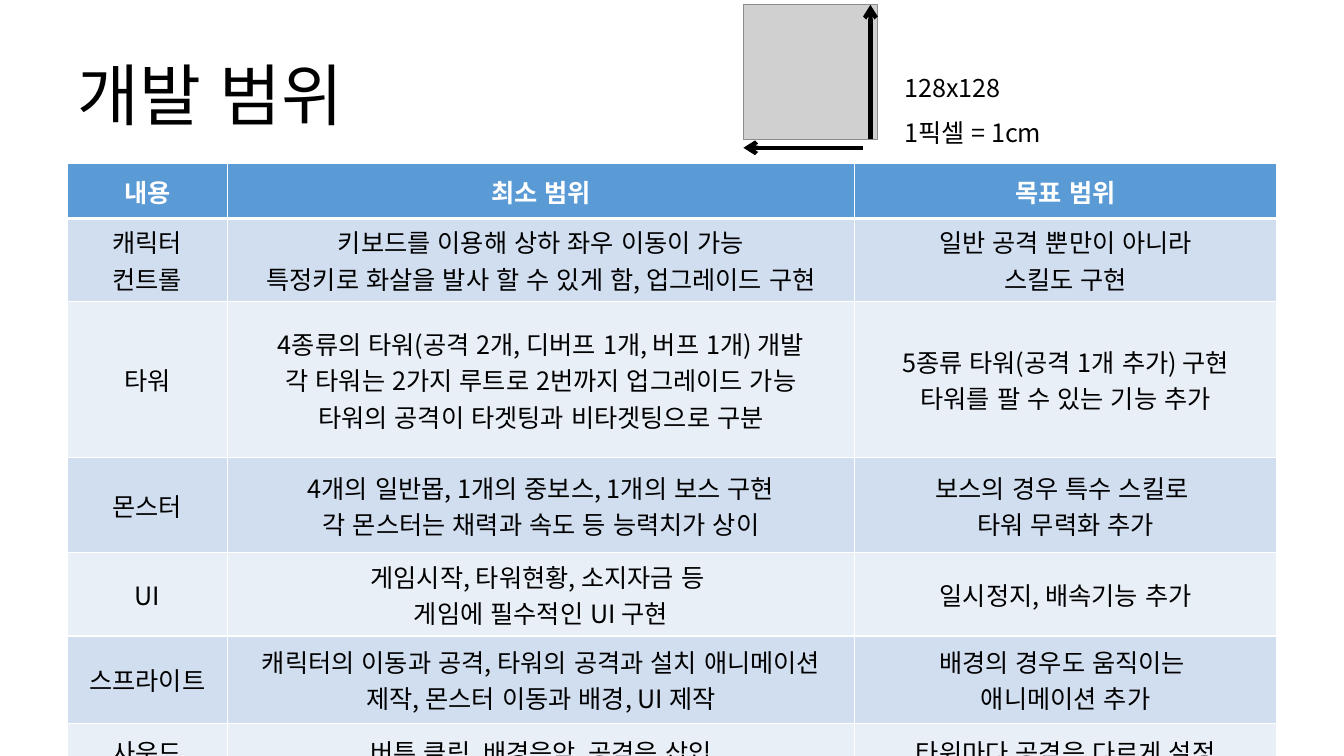
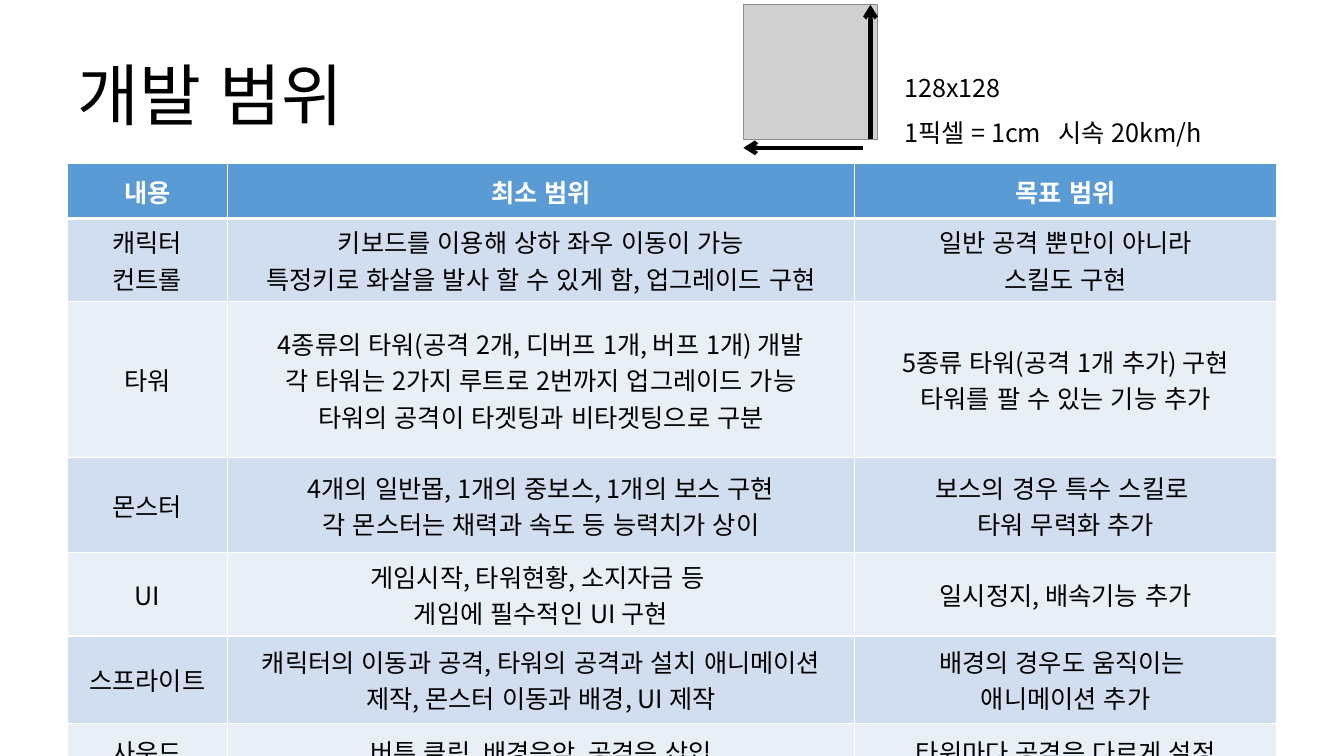
Before and after one commit to ruen346/2D-Final-Project, a slide deck: slide 3 of 2d겜플 중간발표 2017184002구건모.pptx. Drawn at 1344x756 pixels with LibreOffice and Linux fonts; fonts in the diff are those of the drawing; grey boxes stand for pictures. Boxes give left, top, right and bottom in pixels: in the first picture for what was removed or moved away, otherwise in the second. Text is boxed around its words. In the diff, an @@ line names an element or a change of style, - is before the commit and + after.

```diff
--- a/2d겜플 중간발표 2017184002구건모.pptx
+++ b/2d겜플 중간발표 2017184002구건모.pptx
@@ text at (904, 121, 1202, 147): text changed @@
-1픽셀 = 1cm
+1픽셀 = 1cm 시속 20km/h
```
Also in this commit, not shown: 1 other file.
